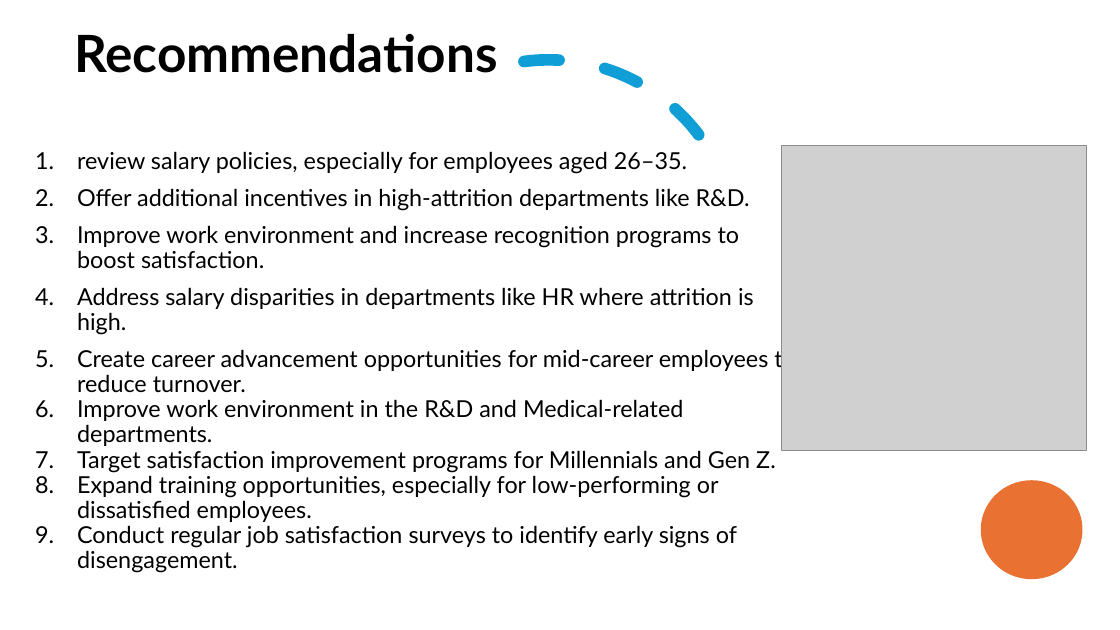
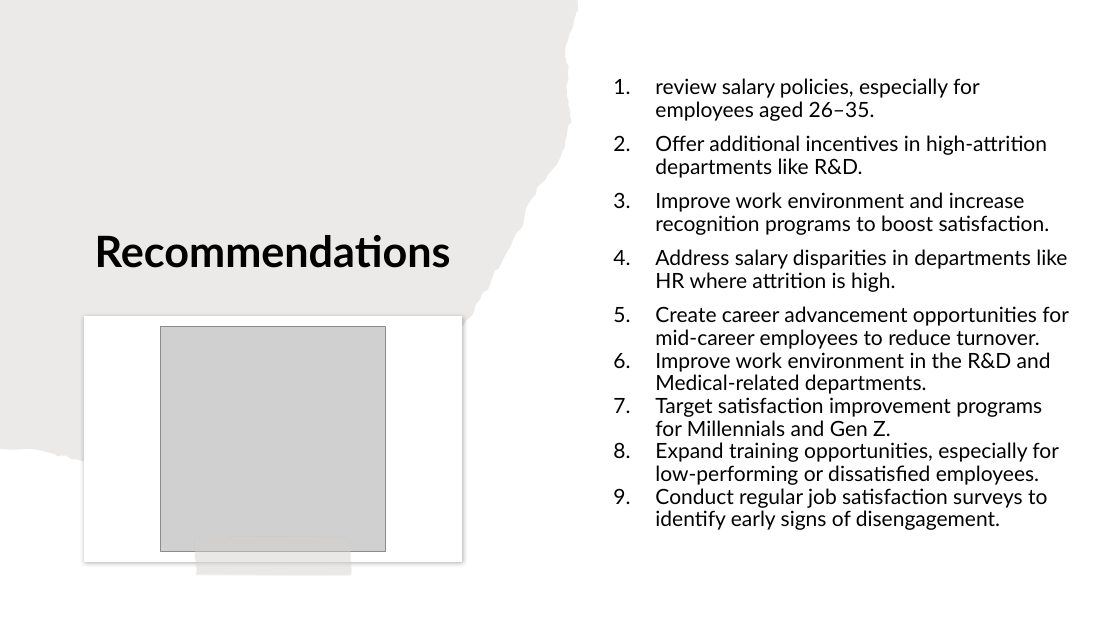
Before and after one commit to Waleed2025xp/Group4_final-project, a slide deck: slide 21 of project_Group4/Hr project_Group 4.pptx (slide 11 before the commit). Drawn at 1120x630 pixels with LibreOffice and Linux fonts; fonts in the diff are those of the drawing; grey boxes stand for pictures. Boxes give left, top, right and bottom in pixels: in the first picture for what was removed or moved away, otherwise in the second. Text is boxed around its words. In the diff, an @@ line names an element or a change of style, - is before the commit and + after.

```diff
--- a/project_Group4/Hr project_Group 4.pptx
+++ b/project_Group4/Hr project_Group 4.pptx
@@ freeform shape added at box(0, 0, 578, 469), fill #82766A at 15% opacity @@
@@ arc (boxed as its full ellipse) removed at box(286, 0, 812, 510) @@
@@ title "Recommendations": place and size @@
-title "Recommendations" at box(74, 34, 497, 73)
+title "Recommendations" at box(95, 235, 451, 268)
@@ title "Recommendations" at box(95, 235, 451, 268): size 44 to 37 pt; alignment left to centre; vertical alignment middle to bottom @@
@@ text "review salary policies, especially for ...": place and size @@
-text "review salary policies, especially for ..." at box(77, 151, 796, 548)
+text "review salary policies, especially for ..." at box(655, 101, 1069, 530)
@@ text "review salary policies, especially for ..." at box(655, 101, 1069, 530): size 20 to 18 pt; vertical alignment top to middle @@
@@ freeform shape added at box(84, 316, 462, 562), fill #FFFFFF @@
@@ picture: place and size @@
-picture at box(781, 145, 1086, 450)
+picture at box(160, 327, 386, 552)
@@ ellipse removed at box(981, 481, 1083, 580) @@
@@ freeform shape added at box(194, 537, 351, 576), fill #D9D4D0 at 50% opacity @@
```
Also in this commit, not shown: 10 other slides changed, 2 slides added, 1 slide removed, 1 other file.
